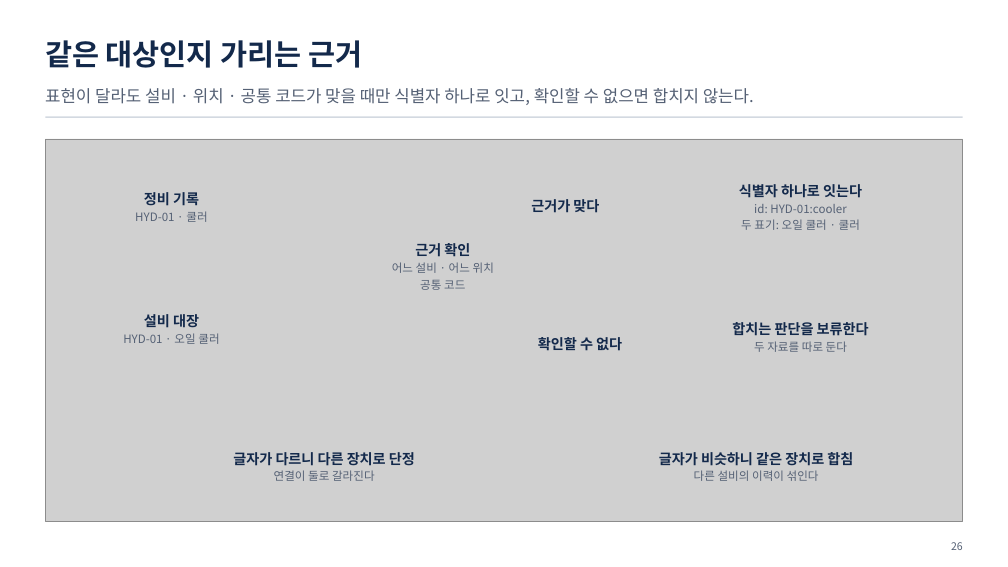
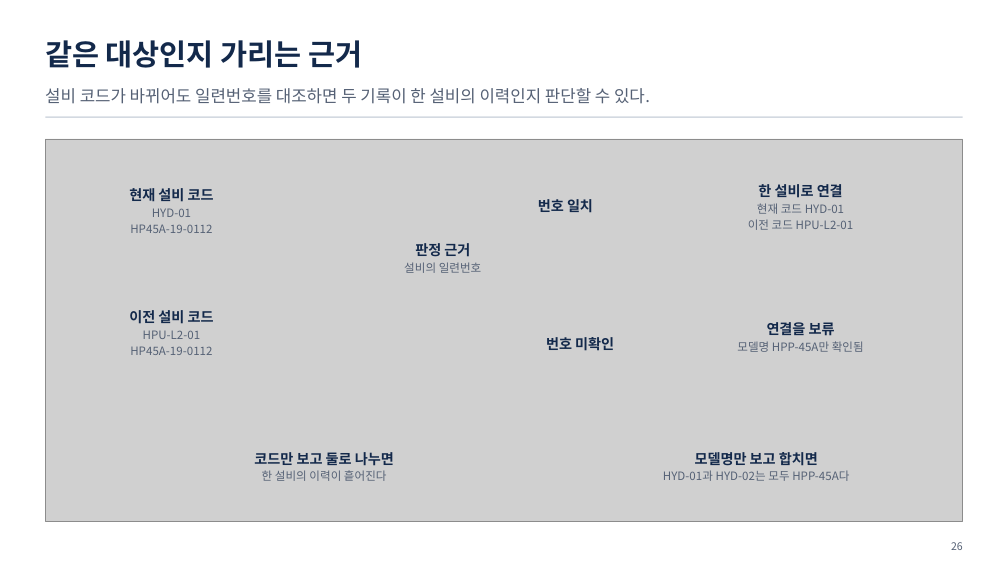
Before and after one commit to uengine-oss/hyd-iot-edu, a slide deck: slide 26 of workspace/강의제작/산출물/통합반/이론/02회차/통합반_02일차.pptx. Drawn at 1008x567 pixels with LibreOffice and Linux fonts; fonts in the diff are those of the drawing; grey boxes stand for pictures. Boxes give left, top, right and bottom in pixels: in the first picture for what was removed or moved away, otherwise in the second. Text is boxed around its words. In the diff, an @@ line names an element or a change of style, - is before the commit and + after.

Commit message:
통합반 온라인 2회차 덱 23~28장의 스키마·식별자 판단 근거를 확정

```diff
--- a/workspace/강의제작/산출물/통합반/이론/02회차/통합반_02일차.pptx
+++ b/workspace/강의제작/산출물/통합반/이론/02회차/통합반_02일차.pptx
@@ text at [45,88,650,104]: text changed @@
-표현이 달라도 설비 · 위치 · 공통 코드가 맞을 때만 식별자 하나로 잇고, 확인할 수 없으면 합치지 않는다.
+설비 코드가 바뀌어도 일련번호를 대조하면 두 기록이 한 설비의 이력인지 판단할 수 있다.
@@ text at [129,188,214,233]: text changed @@
-정비 기록
-HYD-01 · 쿨러
+현재 설비 코드
+HYD-01
+HP45A-19-0112
@@ text at [538,199,593,213]: text changed @@
-근거가 맞다
+번호 일치
@@ text at [748,184,854,230]: text changed @@
-식별자 하나로 잇는다
-id: HYD-01:cooler
-두 표기: 오일 쿨러 · 쿨러
+한 설비로 연결
+현재 코드 HYD-01
+이전 코드 HPU-L2-01
@@ text at [404,243,482,273]: text changed @@
-근거 확인
-어느 설비 · 어느 위치
-공통 코드
+판정 근거
+설비의 일련번호
@@ text at [129,310,214,355]: text changed @@
-설비 대장
-HYD-01 · 오일 쿨러
+이전 설비 코드
+HPU-L2-01
+HP45A-19-0112
@@ text at [737,322,864,352]: text changed; size 13.5 to 11 pt; text colour #13294B to #556175; bold off @@
-합치는 판단을 보류한다
-두 자료를 따로 둔다
+연결을 보류
+모델명 HPP-45A만 확인됨
@@ text at [546,337,614,351]: text changed @@
-확인할 수 없다
+번호 미확인
@@ text at [254,452,394,481]: text changed; size 13.5 to 11 pt; text colour #13294B to #556175; bold off @@
-글자가 다르니 다른 장치로 단정
-연결이 둘로 갈라진다
+코드만 보고 둘로 나누면
+한 설비의 이력이 흩어진다
@@ text at [663,452,849,481]: text changed; size 13.5 to 11 pt; text colour #13294B to #556175; bold off @@
-글자가 비슷하니 같은 장치로 합침
-다른 설비의 이력이 섞인다
+모델명만 보고 합치면
+HYD-01과 HYD-02는 모두 HPP-45A다
```
Also in this commit, not shown: 5 other slides changed, 5 other files.
